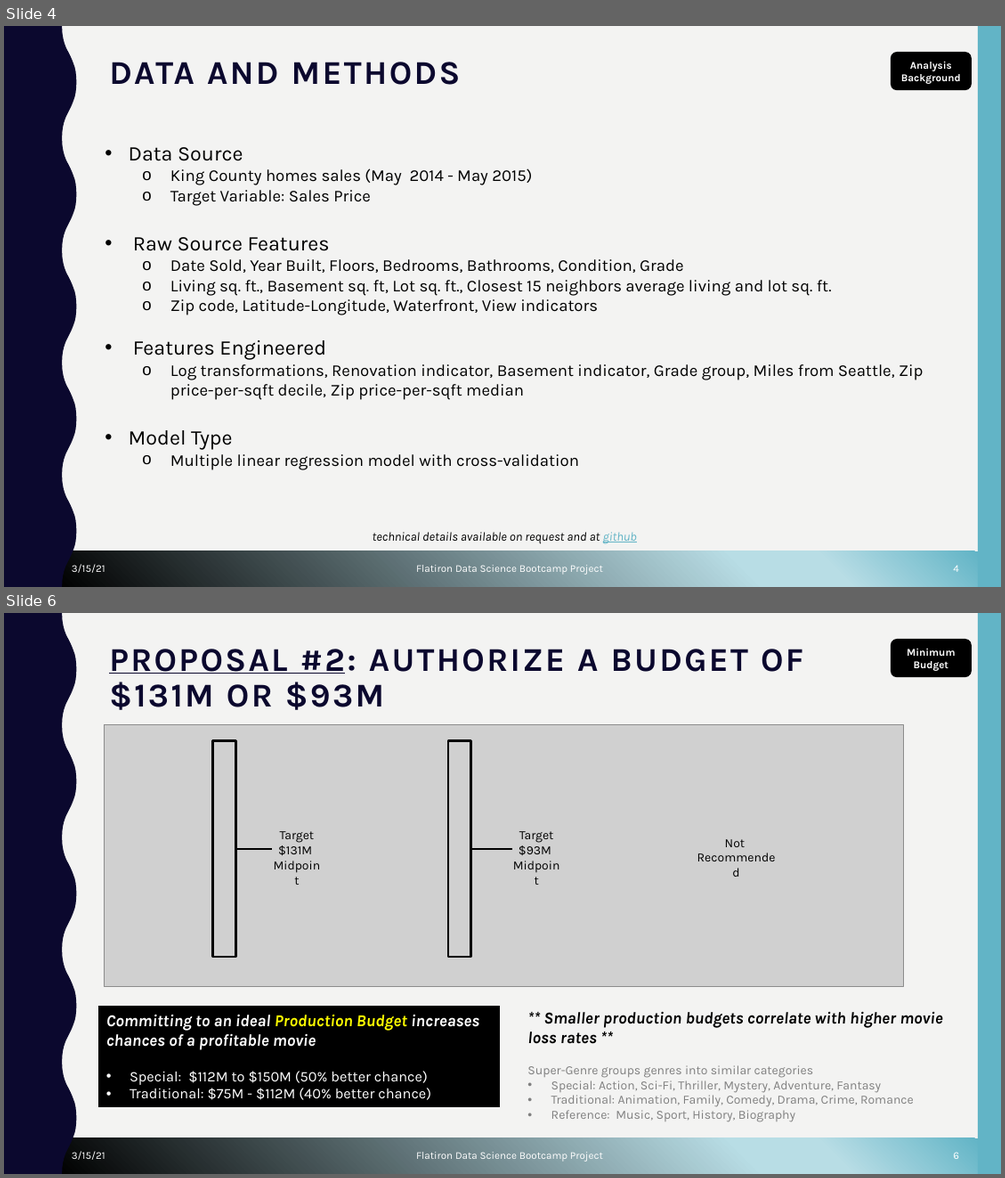
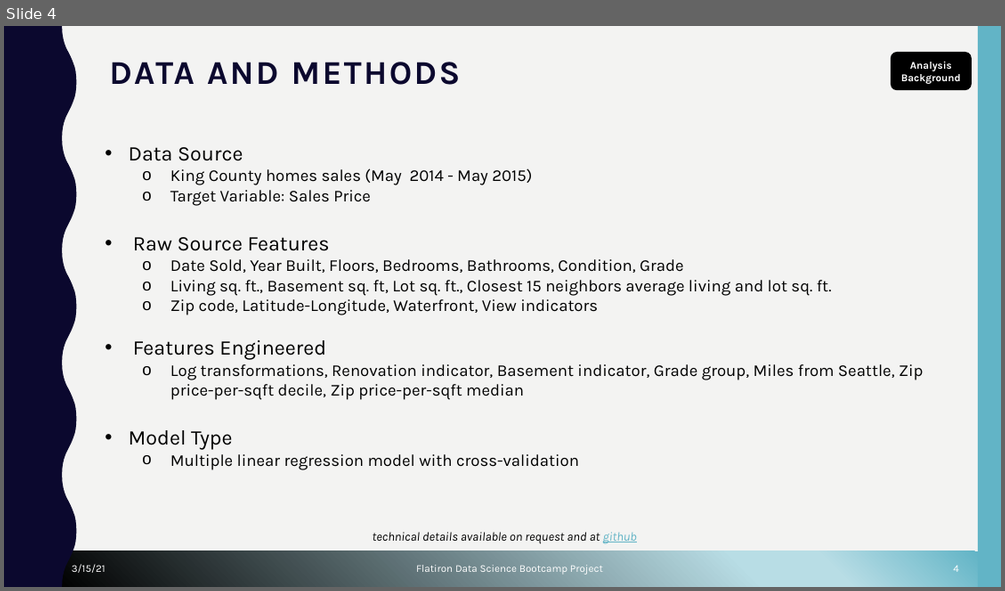
Before and after one commit to cutterback/p02-home-sales-predictive-project, a slide deck: Seattle_Home_Price_Predictive_Model.pptx. Shown one above the other, each under a label of ours: slides 4 and 6 before the commit, slide 4 after it; the slides between them are not shown. The pictures are 1005x1178 and 1005x591 pixels, drawn with LibreOffice and Linux fonts; fonts in the diff are those of the drawing; grey boxes stand for pictures; background and template pictures are left out. Boxes give left, top, right and bottom in pixels: in the first picture for what was removed or moved away, otherwise in the second. Text is boxed around its words. In the diff, an @@ line names an element or a change of style, - is before the commit and + after.

```diff
--- a/Seattle_Home_Price_Predictive_Model.pptx
+++ b/Seattle_Home_Price_Predictive_Model.pptx
@@ slide 6 removed at [4,613,1001,1174], background #F3F3F2; not listed: 3 template elements that a slide beside it also shows @@
@@ rounded rectangle removed at [890,639,971,677] @@
-Minimum Budget
@@ title removed at [109,649,803,710] @@
-PROPOSAL #2: AUTHORIZE A BUDGET OF $131M OR $93M
@@ picture removed at [105,725,904,986] @@
@@ rectangle removed at [212,741,235,957] @@
@@ rectangle removed at [448,741,471,957] @@
@@ line removed from (235, 849) to (273, 849) @@
@@ text removed at [278,831,315,856] @@
-Target
-$131M
-Midpoint
@@ line removed from (470, 849) to (512, 849) @@
@@ text removed at [518,831,554,855] @@
-Target
-$93M
-Midpoint
@@ text removed at [725,839,744,847] @@
-Not
-Recommended
@@ rectangle removed at [99,1006,500,1107] @@
-Committing to an ideal Production Budget increases chances of a profitable movie
-• Special: $112M to $150M (50% better chance)
-• Traditional: $75M - $112M (40% better chance)
@@ text removed at [527,1011,942,1122] @@
-** Smaller production budgets correlate with higher movie loss rates **
-Super-Genre groups genres into similar categories
-• Special: Action, Sci-Fi, Thriller, Mystery, Adventure, Fantasy
-• Traditional: Animation, Family, Comedy, Drama, Crime, Romance
-• Reference: Music, Sport, History, Biography
@@ text removed at [72,1151,105,1159] @@
-3/15/21
@@ text removed at [416,1151,603,1161] @@
-Flatiron Data Science Bootcamp Project
@@ page number removed at [953,1151,959,1159] @@
-6
```
Also in this commit, not shown: 1 slide changed, 1 slide added, 1 other slide removed, 1 other file.
